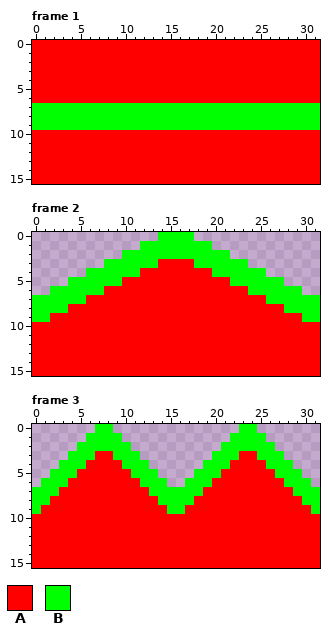
File history of a pixel-art file, src/assets/home.aseprite. That is the earlier state.
32x16 pixels, 3 frames. Shown: frame 1, frame 2, frame 3.
Visible layers, top first: "roof", "center", "floor".
Palette (. is transparent): A #ff0000  B #00ff00
Pixels before, frame 1, first column x 0:
 0 AAAAAAAAAAAAAAAAAAAAAAAAAAAAAAAA
 1 AAAAAAAAAAAAAAAAAAAAAAAAAAAAAAAA
 2 AAAAAAAAAAAAAAAAAAAAAAAAAAAAAAAA
 3 AAAAAAAAAAAAAAAAAAAAAAAAAAAAAAAA
 4 AAAAAAAAAAAAAAAAAAAAAAAAAAAAAAAA
 5 AAAAAAAAAAAAAAAAAAAAAAAAAAAAAAAA
 6 AAAAAAAAAAAAAAAAAAAAAAAAAAAAAAAA
 7 BBBBBBBBBBBBBBBBBBBBBBBBBBBBBBBB
 8 BBBBBBBBBBBBBBBBBBBBBBBBBBBBBBBB
 9 BBBBBBBBBBBBBBBBBBBBBBBBBBBBBBBB
10 AAAAAAAAAAAAAAAAAAAAAAAAAAAAAAAA
11 AAAAAAAAAAAAAAAAAAAAAAAAAAAAAAAA
12 AAAAAAAAAAAAAAAAAAAAAAAAAAAAAAAA
13 AAAAAAAAAAAAAAAAAAAAAAAAAAAAAAAA
14 AAAAAAAAAAAAAAAAAAAAAAAAAAAAAAAA
15 AAAAAAAAAAAAAAAAAAAAAAAAAAAAAAAA
Pixels before, frame 2, first column x 0:
 0 ..............BBBB..............
 1 ............BBBBBBBB............
 2 ..........BBBBBBBBBBBB..........
 3 ........BBBBBBAAAABBBBBB........
 4 ......BBBBBBAAAAAAAABBBBBB......
 5 ....BBBBBBAAAAAAAAAAAABBBBBB....
 6 ..BBBBBBAAAAAAAAAAAAAAAABBBBBB..
 7 BBBBBBAAAAAAAAAAAAAAAAAAAABBBBBB
 8 BBBBAAAAAAAAAAAAAAAAAAAAAAAABBBB
 9 BBAAAAAAAAAAAAAAAAAAAAAAAAAAAABB
10 AAAAAAAAAAAAAAAAAAAAAAAAAAAAAAAA
11 AAAAAAAAAAAAAAAAAAAAAAAAAAAAAAAA
12 AAAAAAAAAAAAAAAAAAAAAAAAAAAAAAAA
13 AAAAAAAAAAAAAAAAAAAAAAAAAAAAAAAA
14 AAAAAAAAAAAAAAAAAAAAAAAAAAAAAAAA
15 AAAAAAAAAAAAAAAAAAAAAAAAAAAAAAAA
Pixels before, frame 3, first column x 0:
 0 .......BB..............BB.......
 1 ......BBBB............BBBB......
 2 .....BBBBBB..........BBBBBB.....
 3 ....BBBAABBB........BBBAABBB....
 4 ...BBBAAAABBB......BBBAAAABBB...
 5 ..BBBAAAAAABBB....BBBAAAAAABBB..
 6 .BBBAAAAAAAABBB..BBBAAAAAAAABBB.
 7 BBBAAAAAAAAAABBBBBBAAAAAAAAAABBB
 8 BBAAAAAAAAAAAABBBBAAAAAAAAAAAABB
 9 BAAAAAAAAAAAAAABBAAAAAAAAAAAAAAB
10 AAAAAAAAAAAAAAAAAAAAAAAAAAAAAAAA
11 AAAAAAAAAAAAAAAAAAAAAAAAAAAAAAAA
12 AAAAAAAAAAAAAAAAAAAAAAAAAAAAAAAA
13 AAAAAAAAAAAAAAAAAAAAAAAAAAAAAAAA
14 AAAAAAAAAAAAAAAAAAAAAAAAAAAAAAAA
15 AAAAAAAAAAAAAAAAAAAAAAAAAAAAAAAA
And afterwards:
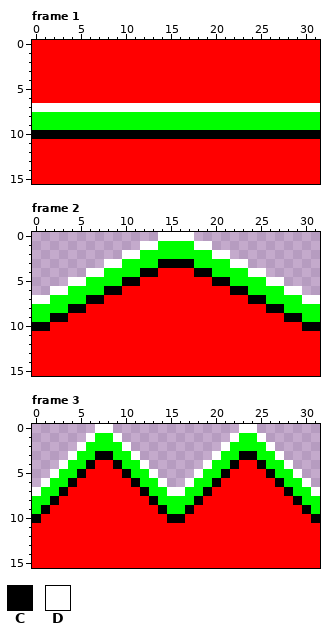
Colours new in this view: C #000000  D #ffffff
Log entry: support lighting overlay on images
What changed:
layer "lighting.roof" added
Frame 1, layer "lighting.roof":
y 7: x 0..31 BBBBBBBBBBBBBBBBBBBBBBBBBBBBBBBB -> DDDDDDDDDDDDDDDDDDDDDDDDDDDDDDDD
y 10: x 0..31 AAAAAAAAAAAAAAAAAAAAAAAAAAAAAAAA -> CCCCCCCCCCCCCCCCCCCCCCCCCCCCCCCC
Frame 2, layer "lighting.roof":
y 0: x 14..17 BBBB -> DDDD
y 1: x 12..13 BB -> DD; x 18..19 BB -> DD
y 2: x 10..11 BB -> DD; x 20..21 BB -> DD
y 3: x 8..9 BB -> DD; x 14..17 AAAA -> CCCC; x 22..23 BB -> DD
y 4: x 6..7 BB -> DD; x 12..13 AA -> CC; x 18..19 AA -> CC; x 24..25 BB -> DD
y 5: x 4..5 BB -> DD; x 10..11 AA -> CC; x 20..21 AA -> CC; x 26..27 BB -> DD
y 6: x 2..3 BB -> DD; x 8..9 AA -> CC; x 22..23 AA -> CC; x 28..29 BB -> DD
y 7: x 0..1 BB -> DD; x 6..7 AA -> CC; x 24..25 AA -> CC; x 30..31 BB -> DD
y 8: x 4..5 AA -> CC; x 26..27 AA -> CC
y 9: x 2..3 AA -> CC; x 28..29 AA -> CC
y 10: x 0..1 AA -> CC; x 30..31 AA -> CC
Frame 3, layer "lighting.roof":
y 0: x 7..8 BB -> DD; x 23..24 BB -> DD
y 1: x 6 B -> D; x 9 B -> D; x 22 B -> D; x 25 B -> D
y 2: x 5 B -> D; x 10 B -> D; x 21 B -> D; x 26 B -> D
y 3: x 4 B -> D; x 7..8 AA -> CC; x 11 B -> D; x 20 B -> D; x 23..24 AA -> CC; x 27 B -> D
y 4: x 3 B -> D; x 6 A -> C; x 9 A -> C; x 12 B -> D; x 19 B -> D; x 22 A -> C; x 25 A -> C; x 28 B -> D
y 5: x 2 B -> D; x 5 A -> C; x 10 A -> C; x 13 B -> D; x 18 B -> D; x 21 A -> C; x 26 A -> C; x 29 B -> D
y 6: x 1 B -> D; x 4 A -> C; x 11 A -> C; x 14 B -> D; x 17 B -> D; x 20 A -> C; x 27 A -> C; x 30 B -> D
y 7: x 0 B -> D; x 3 A -> C; x 12 A -> C; x 15..16 BB -> DD; x 19 A -> C; x 28 A -> C; x 31 B -> D
y 8: x 2 A -> C; x 13 A -> C; x 18 A -> C; x 29 A -> C
y 9: x 1 A -> C; x 14 A -> C; x 17 A -> C; x 30 A -> C
y 10: x 0 A -> C; x 15..16 AA -> CC; x 31 A -> C
Where, in picture pixels (left, top, right, bottom), the same in both pictures:
changed: (32, 103, 320, 139)
changed: (32, 232, 320, 331)
changed: (32, 424, 320, 523)
